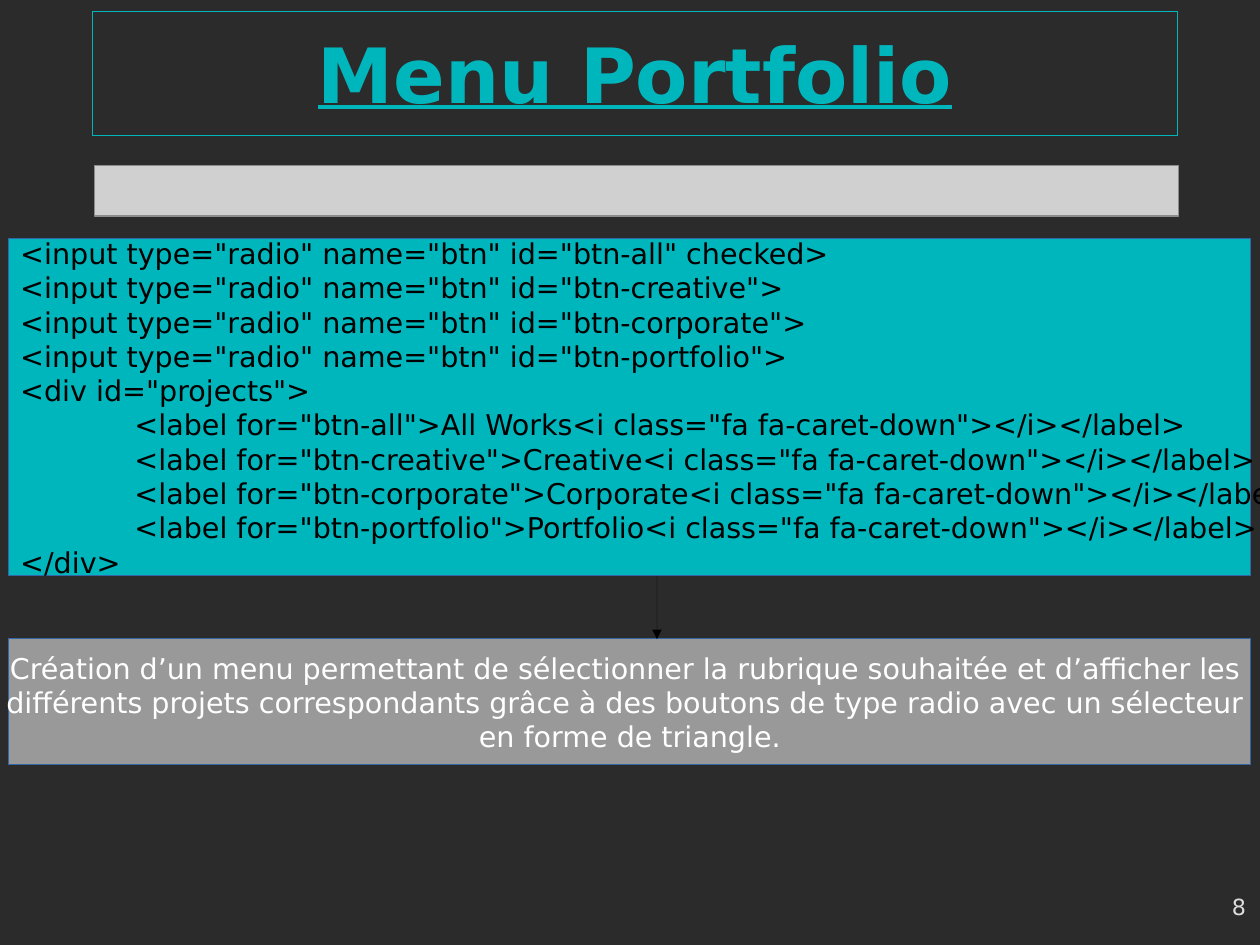
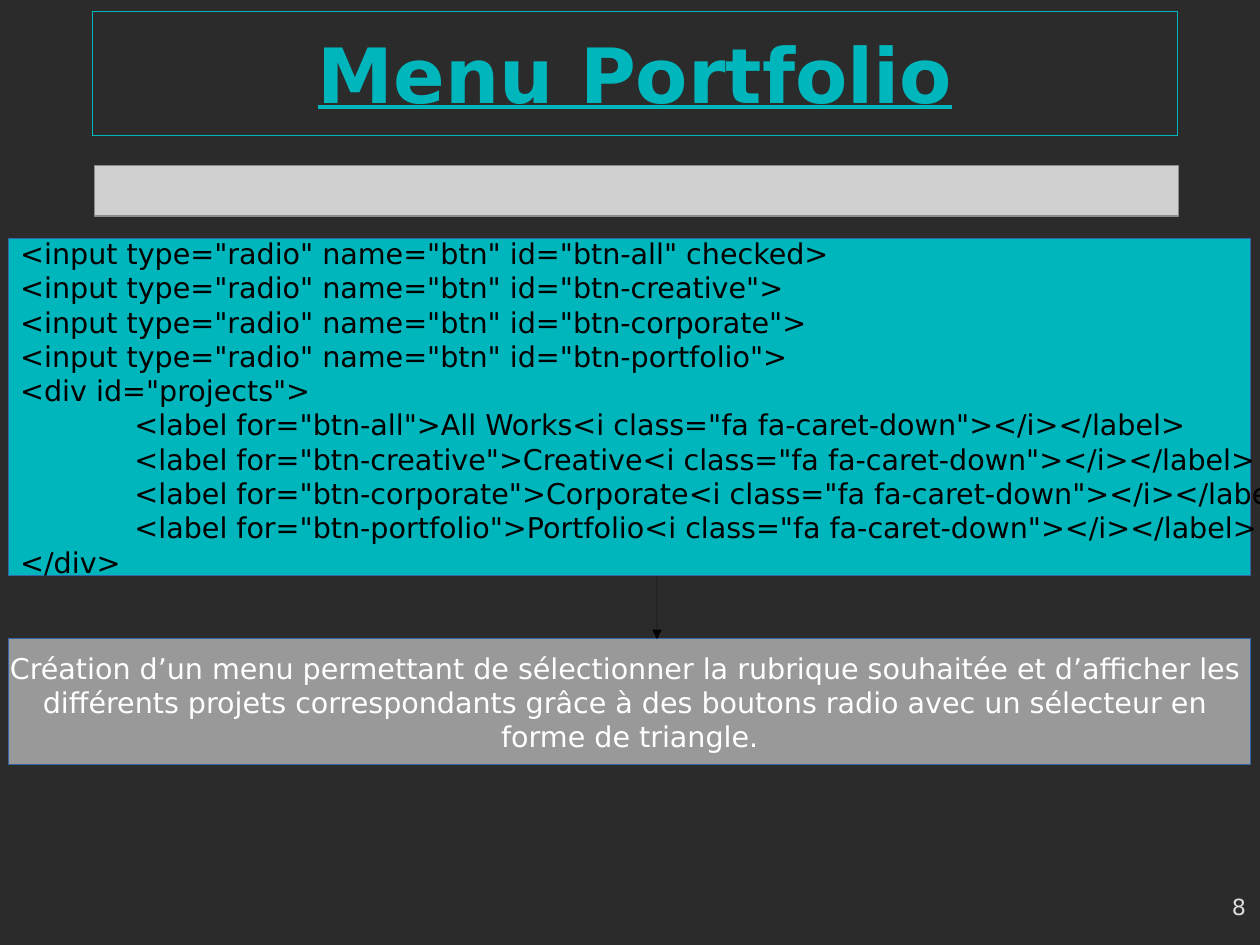
Before and after one commit to gambit13009/webagency, a slide deck: slide 8 of Webagency-presentation.odp. Drawn at 1260x945 pixels with LibreOffice and Linux fonts; fonts in the diff are those of the drawing; grey boxes stand for pictures; background and template pictures are left out; a plain dark background stands for a picture behind light text. Boxes give left, top, right and bottom in pixels: in the first picture for what was removed or moved away, otherwise in the second. Text is boxed around its words. In the diff, an @@ line names an element or a change of style, - is before the commit and + after.

```diff
--- a/Webagency-presentation.odp
+++ b/Webagency-presentation.odp
@@ text in rectangle at [43, 690, 1207, 753]: text changed @@
-différents projets correspondants grâce à des boutons de type radio avec un sélecteur
-en forme de triangle.
+différents projets correspondants grâce à des boutons radio avec un sélecteur en
+forme de triangle.
```
Also in this commit, not shown: 5 other slides changed, 3 other files.
